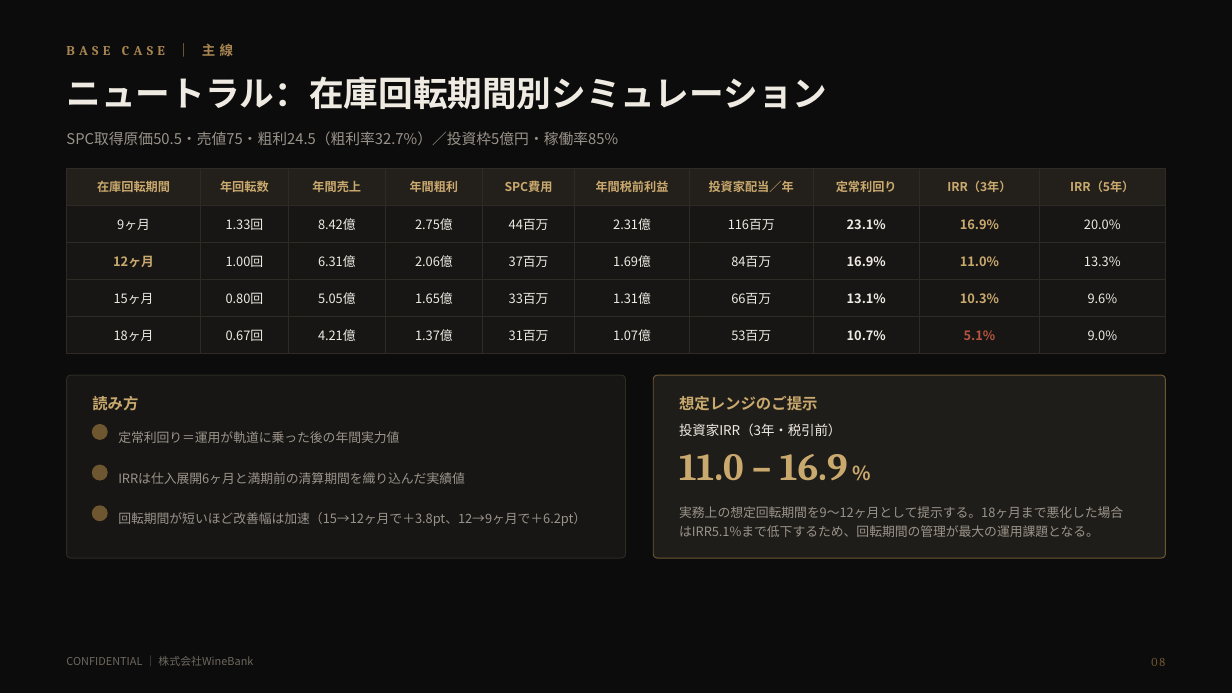
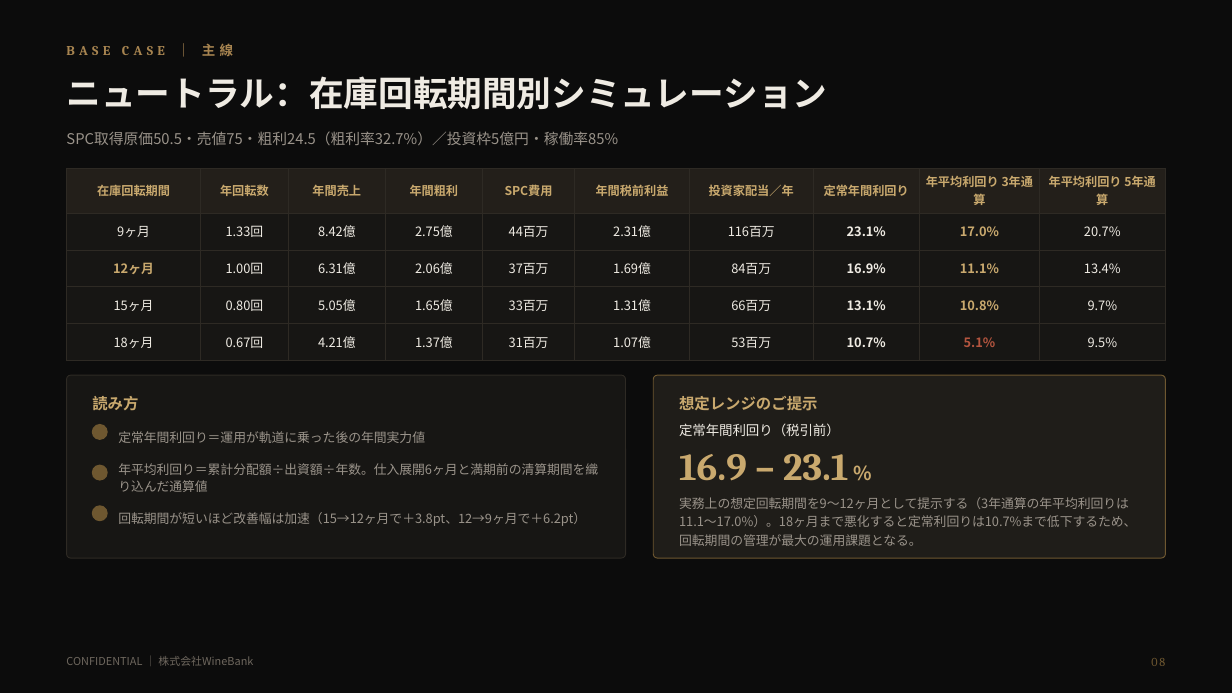
Before and after one commit to nakano-winebank/wine-auction, a slide deck: slide 9 of docs/wine-fund/WineBank_ワインファンドSPC組成提案_5億_20260811.pptx. Drawn at 1232x693 pixels with LibreOffice and Linux fonts; fonts in the diff are those of the drawing. Boxes give left, top, right and bottom in pixels: in the first picture for what was removed or moved away, otherwise in the second. Text is boxed around its words. In the diff, an @@ line names an element or a change of style, - is before the commit and + after.

```diff
--- a/docs/wine-fund/WineBank_ワインファンドSPC組成提案_5億_20260811.pptx
+++ b/docs/wine-fund/WineBank_ワインファンドSPC組成提案_5億_20260811.pptx
@@ table at [67, 168, 1165, 352] @@
-row 1: 在庫回転期間 | 年回転数 | 年間売上 | 年間粗利 | SPC費用 | 年間税前利益 | 投資家配当／年 | 定常利回り | IRR（3年） | IRR（5年）
+row 1: 在庫回転期間 | 年回転数 | 年間売上 | 年間粗利 | SPC費用 | 年間税前利益 | 投資家配当／年 | 定常年間利回り | 年平均利回り 3年通算 | 年平均利回り 5年通算
-row 2, column 9: 16.9%
+row 2, column 9: 17.0%
-row 2, column 10: 20.0%
+row 2, column 10: 20.7%
-row 3, column 9: 11.0%
+row 3, column 9: 11.1%
-row 3, column 10: 13.3%
+row 3, column 10: 13.4%
-row 4, column 9: 10.3%
+row 4, column 9: 10.8%
-row 4, column 10: 9.6%
+row 4, column 10: 9.7%
-row 5, column 10: 9.0%
+row 5, column 10: 9.5%
@@ text at [118, 431, 425, 443]: text changed @@
-定常利回り＝運用が軌道に乗った後の年間実力値
+定常年間利回り＝運用が軌道に乗った後の年間実力値
@@ text at [679, 423, 840, 436]: text changed @@
-投資家IRR（3年・税引前）
+定常年間利回り（税引前）
@@ text at [118, 463, 598, 475]: text changed @@
-IRRは仕入展開6ヶ月と満期前の清算期間を織り込んだ実績値
+年平均利回り＝累計分配額÷出資額÷年数。仕入展開6ヶ月と満期前の清算期間を織り込んだ通算値
@@ text at [679, 454, 849, 481]: text changed @@
-11.0 – 16.9 %
+16.9 – 23.1 %
@@ text at [679, 497, 1136, 546]: text changed @@
-実務上の想定回転期間を9〜12ヶ月として提示する。18ヶ月まで悪化した場合はIRR5.1%まで低下するため、回転期間の管理が最大の運用課題となる。
+実務上の想定回転期間を9〜12ヶ月として提示する（3年通算の年平均利回りは11.1〜17.0%）。18ヶ月まで悪化すると定常利回りは10.7%まで低下するため、回転期間の管理が最大の運用課題となる。
```
Also in this commit, not shown: 7 other slides changed, 1 slide added, 3 other files.
